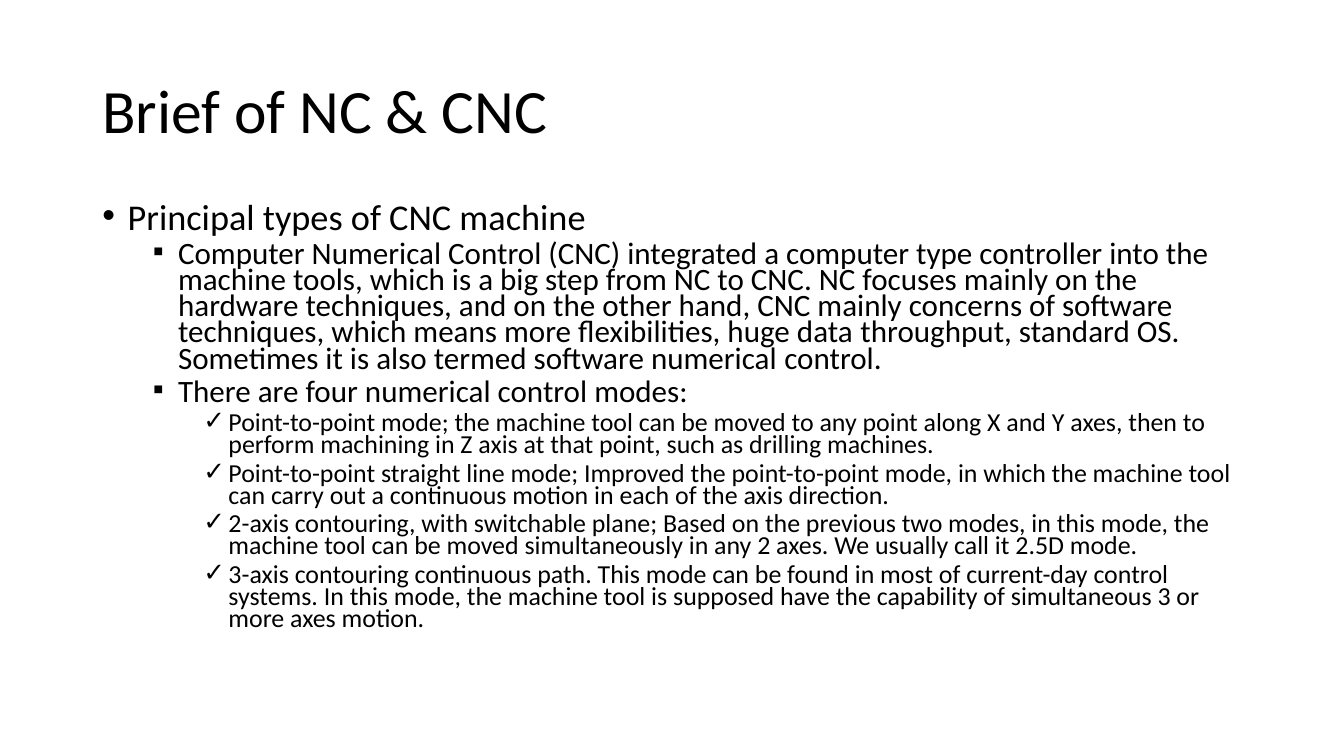
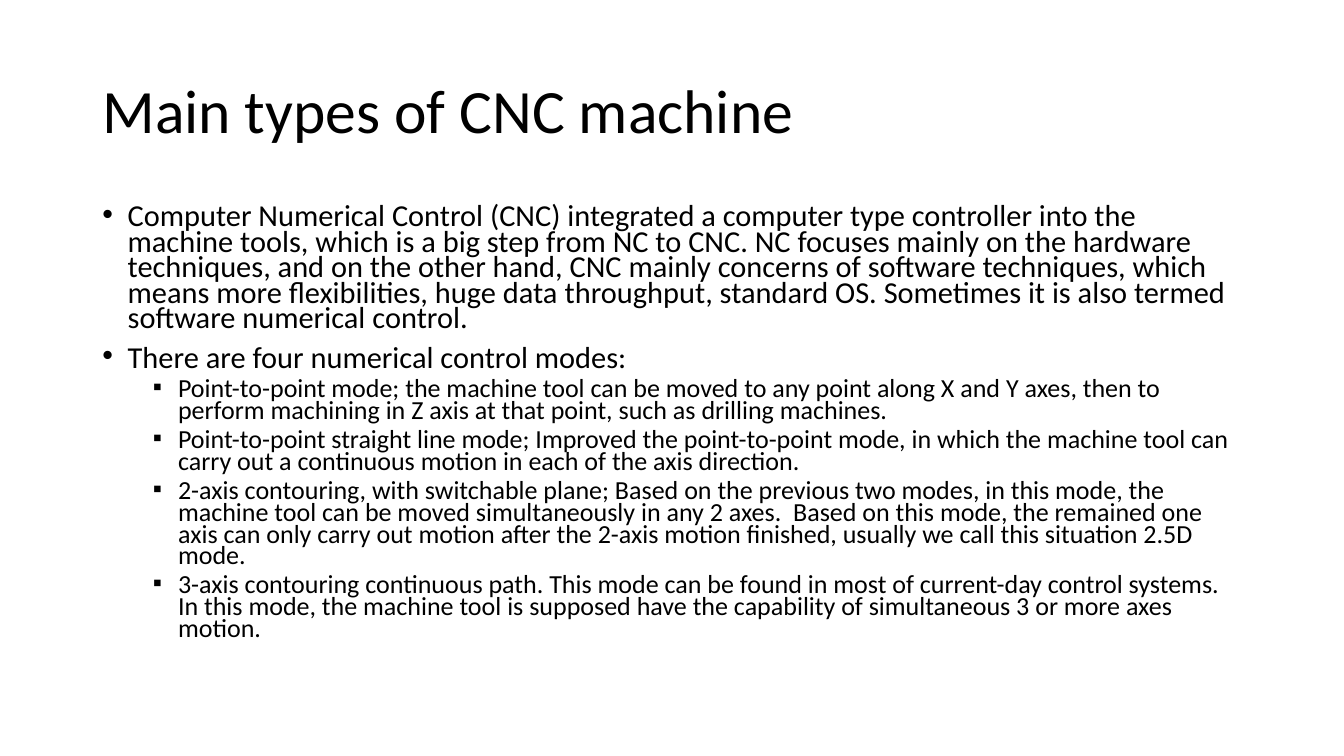
Before and after one commit to Jinny-Ching/cad_cam_course, a slide deck: slide 86 of CAD_CAM.pptx (slide 85 before the commit). Drawn at 1344x756 pixels with LibreOffice and Linux fonts; fonts in the diff are those of the drawing. Boxes give left, top, right and bottom in pixels: in the first picture for what was removed or moved away, otherwise in the second. Text is boxed around its words. In the diff, an @@ line names an element or a change of style, - is before the commit and + after.

Commit message:
cnc hardware

```diff
--- a/CAD_CAM.pptx
+++ b/CAD_CAM.pptx
@@ title at <box>102,90,793,143</box>: text changed @@
-Brief of NC & CNC
+Main types of CNC machine
@@ text at <box>128,204,585,236</box>: paragraph removed @@
-• Principal types of CNC machine
@@ text at <box>128,204,1228,637</box>: size 22.2 to 21.7 pt in "Computer Numerical Control (CNC) integrated a computer ...", "There are four numerical control modes:"; size 18.5 to 18.6 pt in "Point-to-point mode; the machine tool can be ...", "Point-to-point straight line mode; Improved the point-to-poi ...", "3-axis contouring continuous path. This mode can ..."; bullet ▪ to •; list level 2 to 1 in "Computer Numerical Control (CNC) integrated ..."; list level 2 to 1 in "There are four numerical control ..."; bullet ✓ to ▪; list level 3 to 2 in "Point-to-point mode; the machine tool ..."; list level 3 to 2 in "Point-to-point straight line mode; Improved ..."; list level 3 to 2 in "3-axis contouring continuous path. This ..." @@
@@ text at <box>178,481,1202,564</box>: text changed; size 18.5 to 18.6 pt @@
-    ✓ 2-axis contouring, with switchable plane; Based on the previous two modes, in this mode, the machine tool can be moved simultaneously in any 2 axes. We usually call it 2.5D mode.
+  ▪ 2-axis contouring, with switchable plane; Based on the previous two modes, in this mode, the machine tool can be moved simultaneously in any 2 axes. Based on this mode, the remained one axis can only carry out motion after the 2-axis motion finished, usually we call this situation 2.5D mode.
```
Also in this commit, not shown: 5 other slides changed, 7 slides added.
